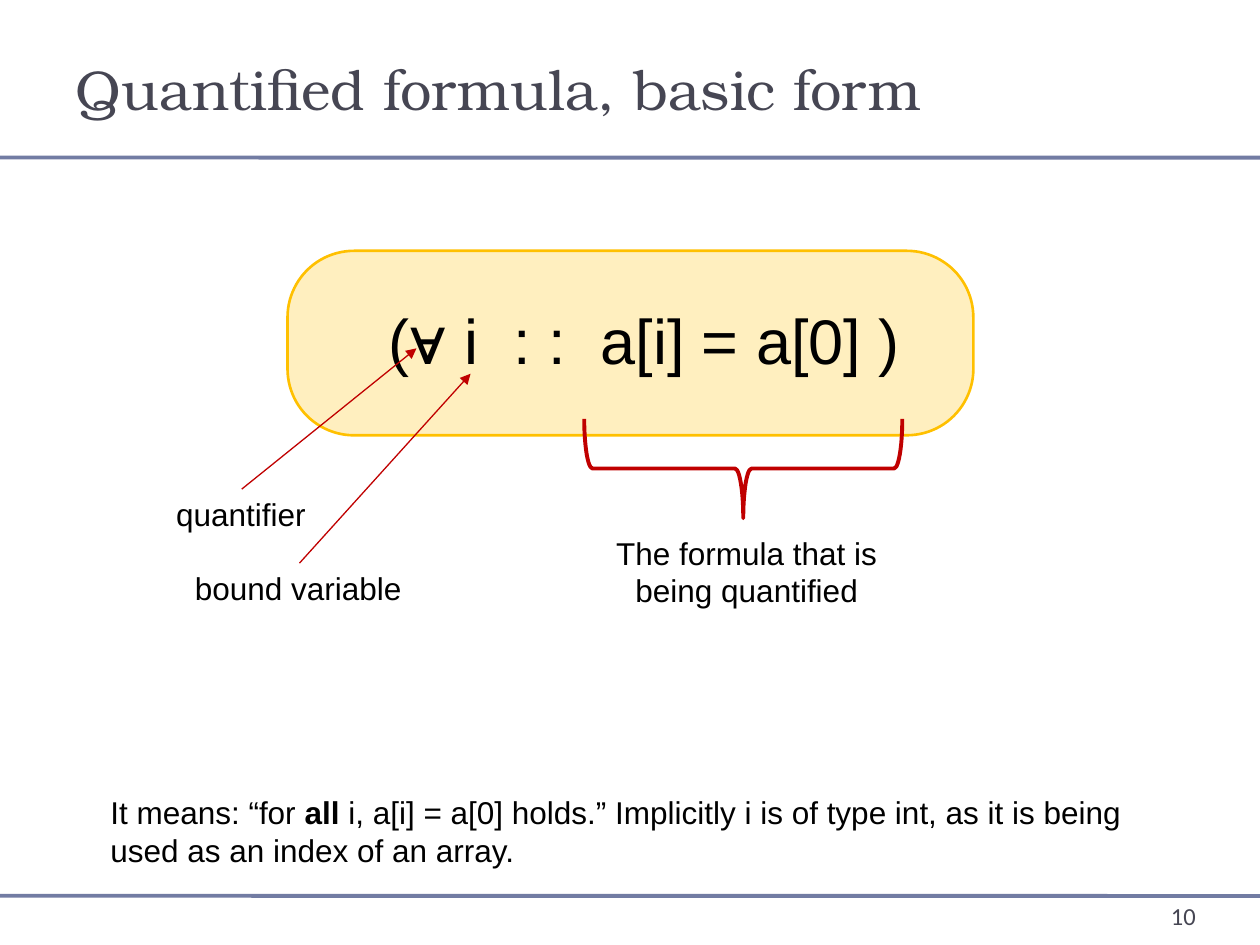
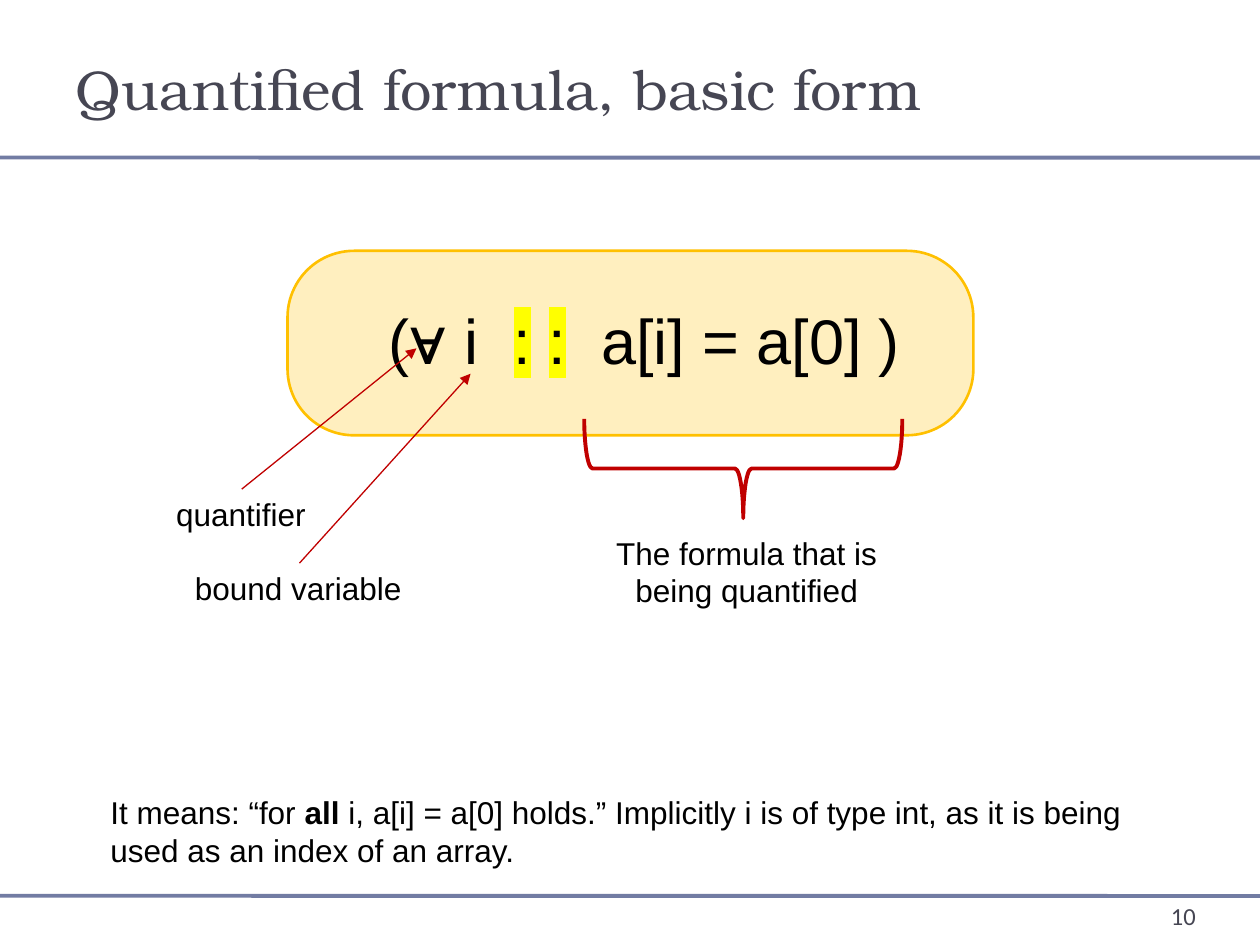
Before and after one commit to wooshrow/b3stv, a slide deck: slide 10 of slides/predlogic.pptx. Drawn at 1260x945 pixels with LibreOffice and Linux fonts; fonts in the diff are those of the drawing. Boxes give left, top, right and bottom in pixels: in the first picture for what was removed or moved away, otherwise in the second. Text is boxed around its words. In the diff, an @@ line names an element or a change of style, - is before the commit and + after.

```diff
--- a/slides/predlogic.pptx
+++ b/slides/predlogic.pptx
@@ text "(∀ i : : a[i] ..." at [464, 318, 862, 375]: highlight none to #FFFF00 in ": :" @@
```
Also in this commit, not shown: 5 other slides changed, 1 other file.
